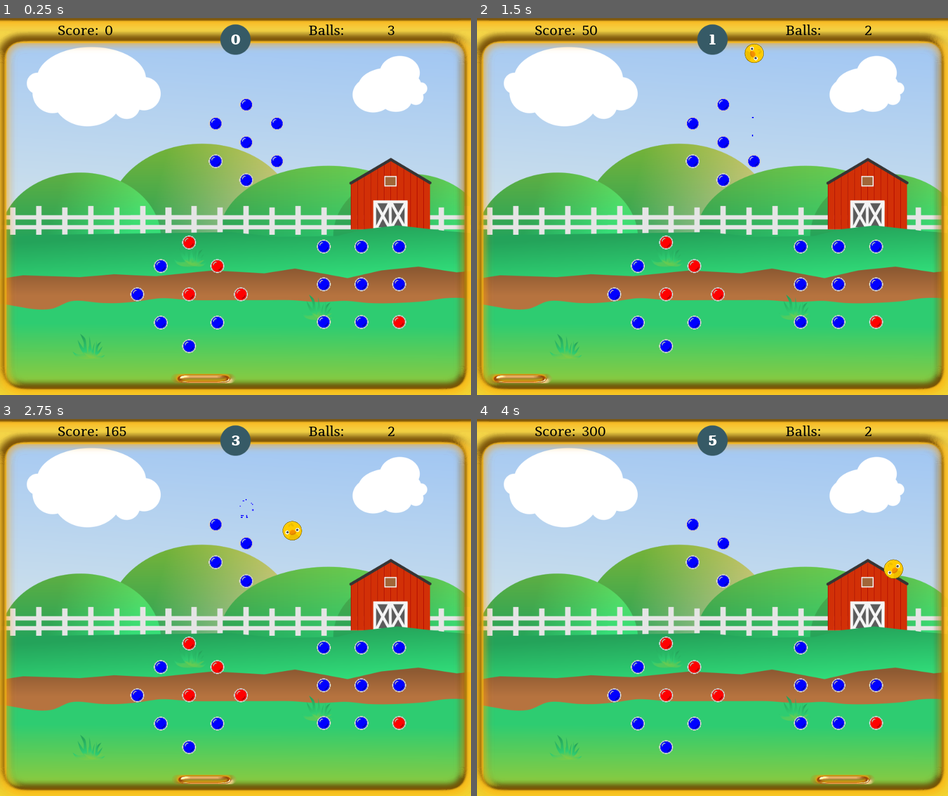
Above: before the commit, frames 1-4 (two rows, left to right).
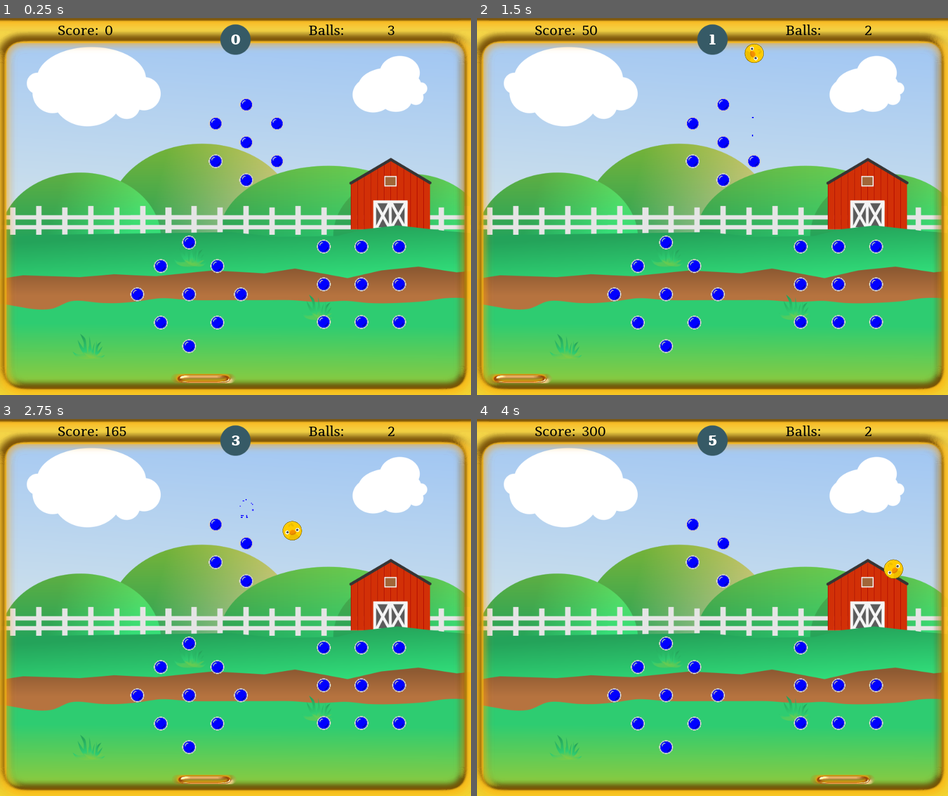
Above: after the commit, the same moments.

Repository: doctor-g/GGJ21
Game: Godot game, scene res://src/Level.tscn
Same seed, same stepped clock (60 frames per second), same inputs: the game is played once before the commit and once after it. Sound files missing from this copy of the repository are replaced by a short silence.
Inputs (mouse positions are in pixels of both pictures, inside the frame that each line leads up to):
- Up to frame 1 (0.25 s): no input
- Up to frame 2 (1.5 s): move the mouse to (816, 187) at 0.52 s; click (816, 187) at 0.67 s; move the mouse to (618, 225) at 1.27 s; click (618, 225) at 1.42 s
- Up to frame 3 (2.75 s): move the mouse to (282, 524) at 2.02 s; click (282, 524) at 2.17 s
- Up to frame 4 (4 s): move the mouse to (688, 682) at 2.77 s; click (688, 682) at 2.92 s; move the mouse to (853, 664) at 3.52 s; click (853, 664) at 3.67 s

The runs differ from the first frame. In frame 1, 0.3% of the frame differs, in the area x 38-86%, y 57-83%; in frame 2, 0.3%; in frame 3, 0.3%; in frame 4, 0.3%.

Commit message:
Show bonus points earned upon earning them

Diff:
--- a/project/src/EndGame.gd
+++ b/project/src/EndGame.gd
@@ -1,4 +1,8 @@
 extends Node2D
+
+const _ScoreBonusPopup := preload("res://src/ScoreBonusPopup.tscn")
+
+export var _bin_scores := [500,200,100]
 
 # Emitted when the ball falls into a bin.
 # The bin will be an integer in the range [-2,2], with zero being the center bin.
@@ -8,11 +12,21 @@
 	var bin_number := -2
 	for child in get_children():
 		if child is Area2D:
-			child.connect("body_entered", self, "_on_Area2D_entered", [bin_number])
+			child.connect("body_entered", self, "_on_Area2D_entered", [child, bin_number])
 			bin_number += 1
 
 
-func _on_Area2D_entered(body, bin):
+func _on_Area2D_entered(body, area, bin):
 	if body is Ball:
+		var bonus_points := _get_bin_value(bin)
+		GameState.add_points(bonus_points)
+		var popup := _ScoreBonusPopup.instance()
+		popup.text = "+%d" % bonus_points
+		popup.rect_position = Vector2(50, -100) # These magic numbers happened to work.
+		area.add_child(popup)
 		emit_signal("endgame", bin)
 		body.queue_free()
+
+
+func _get_bin_value(bin)->int:
+	return _bin_scores[abs(bin)]
--- a/project/src/Level.gd
+++ b/project/src/Level.gd
@@ -10,14 +10,11 @@
 onready var _game_over := $GameOver
 onready var _level_clear := $LevelClear
 
-export var _bin_scores := [30,20,10]
-
 func _ready():
 	_shooter.arm()
 
 
-func _on_EndGame(bin):
-	GameState.add_points(_bin_scores[abs(bin)])
+func _on_EndGame(_bin):
 	_level_clear.show()
 
 
--- a/project/src/Level.tscn
+++ b/project/src/Level.tscn
@@ -111,6 +111,8 @@
 
 [node name="PegGenerator" parent="." instance=ExtResource( 2 )]
 position = Vector2( -0.887942, 4.45148 )
+max_pegs = 1
+upgraded_pegs = 0
 
 [node name="GameOver" parent="." instance=ExtResource( 7 )]
 visible = false
--- /dev/null
+++ b/project/src/ScoreBonusPopup.tscn
@@ -0,0 +1,23 @@
+[gd_scene load_steps=3 format=2]
+
+[ext_resource path="res://assets/fonts/Tienne-Bold.ttf" type="DynamicFontData" id=1]
+
+[sub_resource type="DynamicFont" id=1]
+size = 32
+font_data = ExtResource( 1 )
+
+[node name="Label" type="Label"]
+anchor_left = 0.5
+anchor_top = 0.5
+anchor_right = 0.5
+anchor_bottom = 0.5
+margin_left = -39.0
+margin_top = -22.0
+margin_right = 39.0
+margin_bottom = 22.0
+custom_fonts/font = SubResource( 1 )
+text = "+100"
+align = 1
+__meta__ = {
+"_edit_use_anchors_": false
+}
